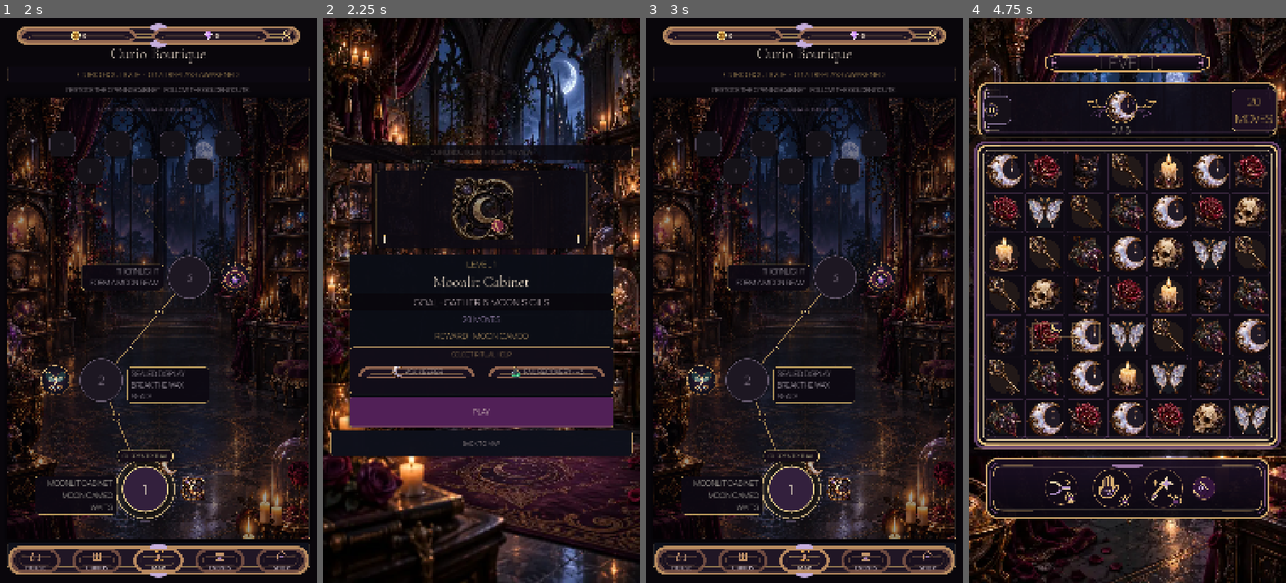
Above: before the commit, frames 1-4 (left to right).
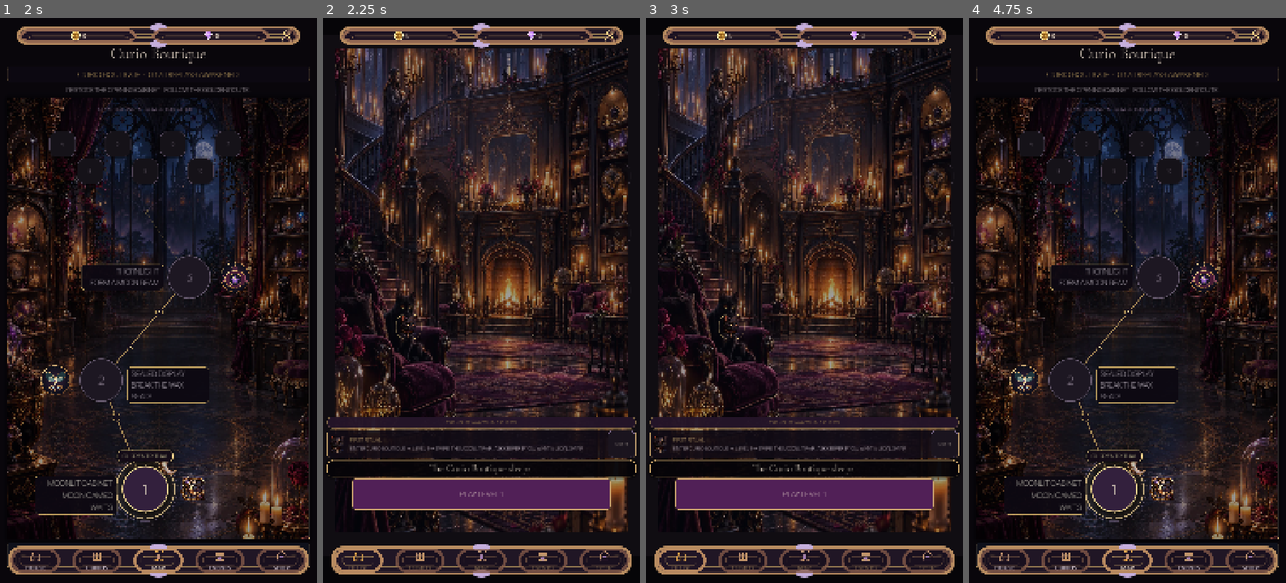
Above: after the commit, the same moments.

Repository: Jay-prodesign/akilta-match3
Game: Godot game, scene res://src/app/app_bootstrap.tscn
Two runs of this game, one before a commit and one after it. Both use one fixed random seed, a clock stepped at 60 frames per second and the inputs below.
Inputs (mouse positions are in pixels of both pictures, inside the frame that each line leads up to):
- Up to frame 1 (2 s): click "ENTER THE HOUSE" at 0.5 s; click "PLAY LEVEL 1" at 1.25 s
- Up to frame 2 (2.25 s): click "1" at 2 s
- Up to frame 3 (3 s): click (804, 441) at 2.75 s, where only the run before the commit has a clickable "BACK TO MAP"
- Up to frame 4 (4.75 s): click (1127, 492) at 3.5 s, where only the run after the commit has a clickable "PLAY LEVEL 1"; click "PLAY" (after the commit: "BACK TO CHAPTERS") at 4.25 s

Frame 1 is identical in both runs. In frame 2, 58% of the frame differs, in the area x 0-100%, y 0-100%; in frame 3, 46%; in frame 4, 50%.
Error after the commit: Invalid assignment of property or key 'text' with value of type 'String' on a base object of type 'null instance'. (res://src/ui/prestart/level_prestart.gd:81)

Commit message:
Recompose prestart to North Star decision hierarchy

Diff:
--- a/src/ui/prestart/level_prestart.tscn
+++ b/src/ui/prestart/level_prestart.tscn
@@ -136,22 +136,27 @@
 anchors_preset = 15
 anchor_right = 1.0
 anchor_bottom = 1.0
-offset_left = 26.0
-offset_top = 20.0
-offset_right = -26.0
-offset_bottom = -20.0
-theme_override_constants/separation = 10
-alignment = 1
-
-[node name="Eyebrow" type="Label" parent="Layout"]
-custom_minimum_size = Vector2(0, 54)
-layout_mode = 2
-theme_override_colors/font_color = Color(0.851, 0.71, 0.416, 1)
-theme_override_colors/font_outline_color = Color(0.02, 0.015, 0.025, 0.92)
-theme_override_constants/outline_size = 4
-theme_override_font_sizes/font_size = 22
-theme_override_styles/normal = SubResource("EyebrowBand")
-text = "CURIO BOUTIQUE · RITUAL PREVIEW"
+offset_left = 28.0
+offset_top = 130.0
+offset_right = -28.0
+offset_bottom = -82.0
+grow_horizontal = 2
+grow_vertical = 2
+theme_override_constants/separation = 12
+alignment = 1
+
+[node name="LevelPlaque" type="PanelContainer" parent="Layout"]
+custom_minimum_size = Vector2(580, 92)
+layout_mode = 2
+size_flags_horizontal = 4
+
+[node name="Level" type="Label" parent="Layout/LevelPlaque"]
+layout_mode = 2
+theme_override_colors/font_color = Color(0.969, 0.875, 0.682, 1)
+theme_override_colors/font_outline_color = Color(0.02, 0.015, 0.025, 0.94)
+theme_override_constants/outline_size = 3
+theme_override_font_sizes/font_size = 50
+text = "LEVEL 1"
 horizontal_alignment = 1
 vertical_alignment = 1
 
@@ -164,17 +169,17 @@
 
 [node name="Content" type="VBoxContainer" parent="Layout/Card"]
 layout_mode = 2
-theme_override_constants/separation = 8
+theme_override_constants/separation = 10
 alignment = 0
 
 [node name="RitualArt" type="Control" parent="Layout/Card/Content"]
-custom_minimum_size = Vector2(0, 310)
+custom_minimum_size = Vector2(0, 190)
 layout_mode = 2
 mouse_filter = 2
 clip_contents = true
 script = ExtResource("2_cameo")
 mode = "prestart"
-glow_strength = 0.5
+glow_strength = 0.45
 
 [node name="LevelArtwork" type="TextureRect" parent="Layout/Card/Content/RitualArt"]
 layout_mode = 1
@@ -187,93 +192,132 @@
 show_behind_parent = true
 expand_mode = 1
 stretch_mode = 6
-modulate = Color(0.88, 0.82, 0.9, 0.72)
-
-[node name="Level" type="Label" parent="Layout/Card/Content"]
-layout_mode = 2
-theme_override_colors/font_color = Color(0.851, 0.71, 0.416, 1)
-theme_override_font_sizes/font_size = 32
-text = "LEVEL 1"
-horizontal_alignment = 1
+modulate = Color(0.82, 0.77, 0.86, 0.62)
 
 [node name="Title" type="Label" parent="Layout/Card/Content"]
 layout_mode = 2
 theme_override_colors/font_color = Color(0.988, 0.933, 0.831, 1)
 theme_override_colors/font_outline_color = Color(0.02, 0.015, 0.025, 0.96)
-theme_override_constants/outline_size = 5
-theme_override_font_sizes/font_size = 50
+theme_override_constants/outline_size = 4
+theme_override_font_sizes/font_size = 46
 text = "Moonlit Cabinet"
 horizontal_alignment = 1
 
-[node name="Objective" type="Label" parent="Layout/Card/Content"]
-custom_minimum_size = Vector2(0, 60)
-layout_mode = 2
-theme_override_colors/font_color = Color(0.89, 0.82, 0.84, 1)
+[node name="Reward" type="Label" parent="Layout/Card/Content"]
+custom_minimum_size = Vector2(0, 42)
+layout_mode = 2
+theme_override_colors/font_color = Color(0.902, 0.772, 0.502, 1)
+theme_override_font_sizes/font_size = 23
+text = "REWARD · MOON CAMEO"
+horizontal_alignment = 1
+vertical_alignment = 1
+
+[node name="ObjectiveBand" type="PanelContainer" parent="Layout/Card/Content"]
+custom_minimum_size = Vector2(0, 170)
+layout_mode = 2
+theme_override_styles/panel = SubResource("AidPanel")
+
+[node name="Row" type="HBoxContainer" parent="Layout/Card/Content/ObjectiveBand"]
+layout_mode = 2
+theme_override_constants/separation = 12
+alignment = 1
+
+[node name="ObjectiveCluster" type="HBoxContainer" parent="Layout/Card/Content/ObjectiveBand/Row"]
+layout_mode = 2
+size_flags_horizontal = 3
+theme_override_constants/separation = 12
+alignment = 1
+
+[node name="Icon" type="TextureRect" parent="Layout/Card/Content/ObjectiveBand/Row/ObjectiveCluster"]
+custom_minimum_size = Vector2(112, 112)
+layout_mode = 2
+mouse_filter = 2
+expand_mode = 1
+stretch_mode = 5
+
+[node name="Copy" type="VBoxContainer" parent="Layout/Card/Content/ObjectiveBand/Row/ObjectiveCluster"]
+layout_mode = 2
+size_flags_horizontal = 3
+theme_override_constants/separation = 2
+alignment = 1
+
+[node name="Caption" type="Label" parent="Layout/Card/Content/ObjectiveBand/Row/ObjectiveCluster/Copy"]
+layout_mode = 2
+theme_override_colors/font_color = Color(0.831, 0.678, 0.439, 1)
+theme_override_font_sizes/font_size = 18
+text = "OBJECTIVE"
+horizontal_alignment = 1
+
+[node name="Objective" type="Label" parent="Layout/Card/Content/ObjectiveBand/Row/ObjectiveCluster/Copy"]
+layout_mode = 2
+theme_override_colors/font_color = Color(0.956, 0.899, 0.826, 1)
+theme_override_colors/font_outline_color = Color(0.02, 0.015, 0.025, 0.94)
+theme_override_constants/outline_size = 2
+theme_override_font_sizes/font_size = 30
+text = "GATHER 6\nMOON SIGILS"
+horizontal_alignment = 1
+vertical_alignment = 1
+
+[node name="MovesPlate" type="PanelContainer" parent="Layout/Card/Content/ObjectiveBand/Row"]
+custom_minimum_size = Vector2(190, 132)
+layout_mode = 2
+theme_override_styles/panel = SubResource("AidChip")
+
+[node name="Moves" type="Label" parent="Layout/Card/Content/ObjectiveBand/Row/MovesPlate"]
+layout_mode = 2
+theme_override_colors/font_color = Color(0.969, 0.875, 0.682, 1)
+theme_override_colors/font_outline_color = Color(0.02, 0.015, 0.025, 0.96)
+theme_override_constants/outline_size = 3
 theme_override_font_sizes/font_size = 34
-theme_override_styles/normal = SubResource("EyebrowBand")
-text = "GOAL · GATHER 6 MOON SIGILS"
+text = "20\nMOVES"
+horizontal_alignment = 1
 vertical_alignment = 1
-horizontal_alignment = 1
-
-[node name="Moves" type="Label" parent="Layout/Card/Content"]
-custom_minimum_size = Vector2(0, 48)
-layout_mode = 2
-theme_override_colors/font_color = Color(0.749, 0.647, 0.847, 1)
-theme_override_font_sizes/font_size = 29
-text = "20 MOVES"
-horizontal_alignment = 1
-
-[node name="Reward" type="Label" parent="Layout/Card/Content"]
-custom_minimum_size = Vector2(0, 50)
-layout_mode = 2
-theme_override_colors/font_color = Color(0.902, 0.772, 0.502, 1)
-theme_override_font_sizes/font_size = 29
-text = "REWARD · MOON CAMEO"
-horizontal_alignment = 1
 
 [node name="Note" type="Label" parent="Layout/Card/Content"]
 visible = false
 layout_mode = 2
 theme_override_colors/font_color = Color(0.72, 0.66, 0.73, 1)
-theme_override_font_sizes/font_size = 22
+theme_override_font_sizes/font_size = 20
 text = "Wake the Moon Cameo. The first cabinet will remember this victory."
 horizontal_alignment = 1
 autowrap_mode = 2
 
 [node name="RitualAids" type="PanelContainer" parent="Layout/Card/Content"]
-custom_minimum_size = Vector2(0, 160)
+custom_minimum_size = Vector2(0, 210)
 layout_mode = 2
 theme_override_styles/panel = SubResource("AidPanel")
 
 [node name="Column" type="VBoxContainer" parent="Layout/Card/Content/RitualAids"]
 layout_mode = 2
-theme_override_constants/separation = 5
+theme_override_constants/separation = 8
 
 [node name="RitualAidsHeading" type="Label" parent="Layout/Card/Content/RitualAids/Column"]
 layout_mode = 2
 theme_override_colors/font_color = Color(0.831, 0.678, 0.439, 1)
-theme_override_font_sizes/font_size = 22
-text = "SELECT RITUAL HELP"
+theme_override_font_sizes/font_size = 21
+text = "RITUAL AIDS"
 horizontal_alignment = 1
 
 [node name="AidRow" type="HBoxContainer" parent="Layout/Card/Content/RitualAids/Column"]
 layout_mode = 2
-theme_override_constants/separation = 6
+theme_override_constants/separation = 14
+alignment = 1
 
 [node name="KeeperChip" type="PanelContainer" parent="Layout/Card/Content/RitualAids/Column/AidRow"]
-custom_minimum_size = Vector2(0, 78)
+custom_minimum_size = Vector2(0, 148)
 layout_mode = 2
 size_flags_horizontal = 3
 theme_override_styles/panel = SubResource("AidChip")
 
-[node name="Content" type="HBoxContainer" parent="Layout/Card/Content/RitualAids/Column/AidRow/KeeperChip"]
-layout_mode = 2
-theme_override_constants/separation = 4
+[node name="Content" type="VBoxContainer" parent="Layout/Card/Content/RitualAids/Column/AidRow/KeeperChip"]
+layout_mode = 2
+theme_override_constants/separation = 2
 alignment = 1
 
 [node name="Art" type="TextureRect" parent="Layout/Card/Content/RitualAids/Column/AidRow/KeeperChip/Content"]
-custom_minimum_size = Vector2(48, 48)
-layout_mode = 2
+custom_minimum_size = Vector2(82, 82)
+layout_mode = 2
+size_flags_horizontal = 4
 mouse_filter = 2
 expand_mode = 1
 stretch_mode = 5
@@ -281,23 +325,32 @@
 [node name="Caption" type="Label" parent="Layout/Card/Content/RitualAids/Column/AidRow/KeeperChip/Content"]
 layout_mode = 2
 theme_override_colors/font_color = Color(0.96, 0.9, 0.83, 1)
-theme_override_font_sizes/font_size = 24
+theme_override_font_sizes/font_size = 21
 text = "ASK KEEPER"
+horizontal_alignment = 1
+
+[node name="State" type="Label" parent="Layout/Card/Content/RitualAids/Column/AidRow/KeeperChip/Content"]
+layout_mode = 2
+theme_override_colors/font_color = Color(0.72, 0.66, 0.75, 1)
+theme_override_font_sizes/font_size = 15
+text = "HINT · IN LEVEL"
+horizontal_alignment = 1
 
 [node name="RecoveryChip" type="PanelContainer" parent="Layout/Card/Content/RitualAids/Column/AidRow"]
-custom_minimum_size = Vector2(0, 78)
+custom_minimum_size = Vector2(0, 148)
 layout_mode = 2
 size_flags_horizontal = 3
 theme_override_styles/panel = SubResource("AidChip")
 
-[node name="Content" type="HBoxContainer" parent="Layout/Card/Content/RitualAids/Column/AidRow/RecoveryChip"]
-layout_mode = 2
-theme_override_constants/separation = 4
+[node name="Content" type="VBoxContainer" parent="Layout/Card/Content/RitualAids/Column/AidRow/RecoveryChip"]
+layout_mode = 2
+theme_override_constants/separation = 2
 alignment = 1
 
 [node name="Art" type="TextureRect" parent="Layout/Card/Content/RitualAids/Column/AidRow/RecoveryChip/Content"]
-custom_minimum_size = Vector2(48, 48)
-layout_mode = 2
+custom_minimum_size = Vector2(82, 82)
+layout_mode = 2
+size_flags_horizontal = 4
 mouse_filter = 2
 expand_mode = 1
 stretch_mode = 5
@@ -305,27 +358,35 @@
 [node name="Caption" type="Label" parent="Layout/Card/Content/RitualAids/Column/AidRow/RecoveryChip/Content"]
 layout_mode = 2
 theme_override_colors/font_color = Color(0.96, 0.9, 0.83, 1)
-theme_override_font_sizes/font_size = 24
-text = "FAIL RECOVERY · +3"
+theme_override_font_sizes/font_size = 21
+text = "FAIL RECOVERY"
+horizontal_alignment = 1
+
+[node name="State" type="Label" parent="Layout/Card/Content/RitualAids/Column/AidRow/RecoveryChip/Content"]
+layout_mode = 2
+theme_override_colors/font_color = Color(0.72, 0.66, 0.75, 1)
+theme_override_font_sizes/font_size = 15
+text = "+3 MOVES ON FAIL"
+horizontal_alignment = 1
 
 [node name="Start" type="Button" parent="Layout/Card/Content"]
 custom_minimum_size = Vector2(0, 104)
 layout_mode = 2
 theme_override_colors/font_color = Color(0.988, 0.933, 0.831, 1)
 theme_override_colors/font_hover_color = Color(0.988, 0.933, 0.831, 1)
-theme_override_font_sizes/font_size = 26
+theme_override_font_sizes/font_size = 28
 theme_override_styles/normal = SubResource("Start")
 theme_override_styles/hover = SubResource("StartHover")
 theme_override_styles/pressed = SubResource("StartHover")
 text = "PLAY"
 
 [node name="Back" type="Button" parent="Layout"]
-custom_minimum_size = Vector2(0, 88)
-layout_mode = 2
-theme_override_colors/font_color = Color(0.945, 0.91, 0.866, 1)
+custom_minimum_size = Vector2(0, 72)
+layout_mode = 2
+theme_override_colors/font_color = Color(0.88, 0.84, 0.86, 1)
 theme_override_colors/font_hover_color = Color(0.988, 0.933, 0.831, 1)
-theme_override_font_sizes/font_size = 21
+theme_override_font_sizes/font_size = 19
 theme_override_styles/normal = SubResource("Back")
 theme_override_styles/hover = SubResource("StartHover")
 theme_override_styles/pressed = SubResource("StartHover")
-text = "BACK TO HOUSE"
+text = "BACK TO MAP"
